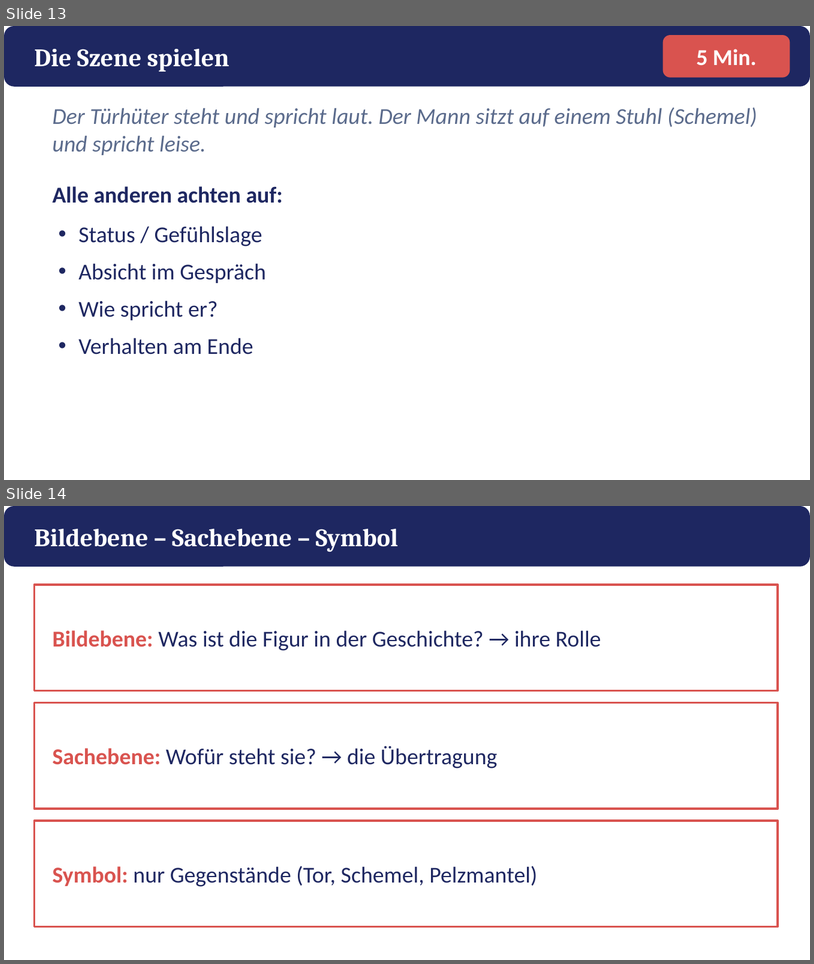
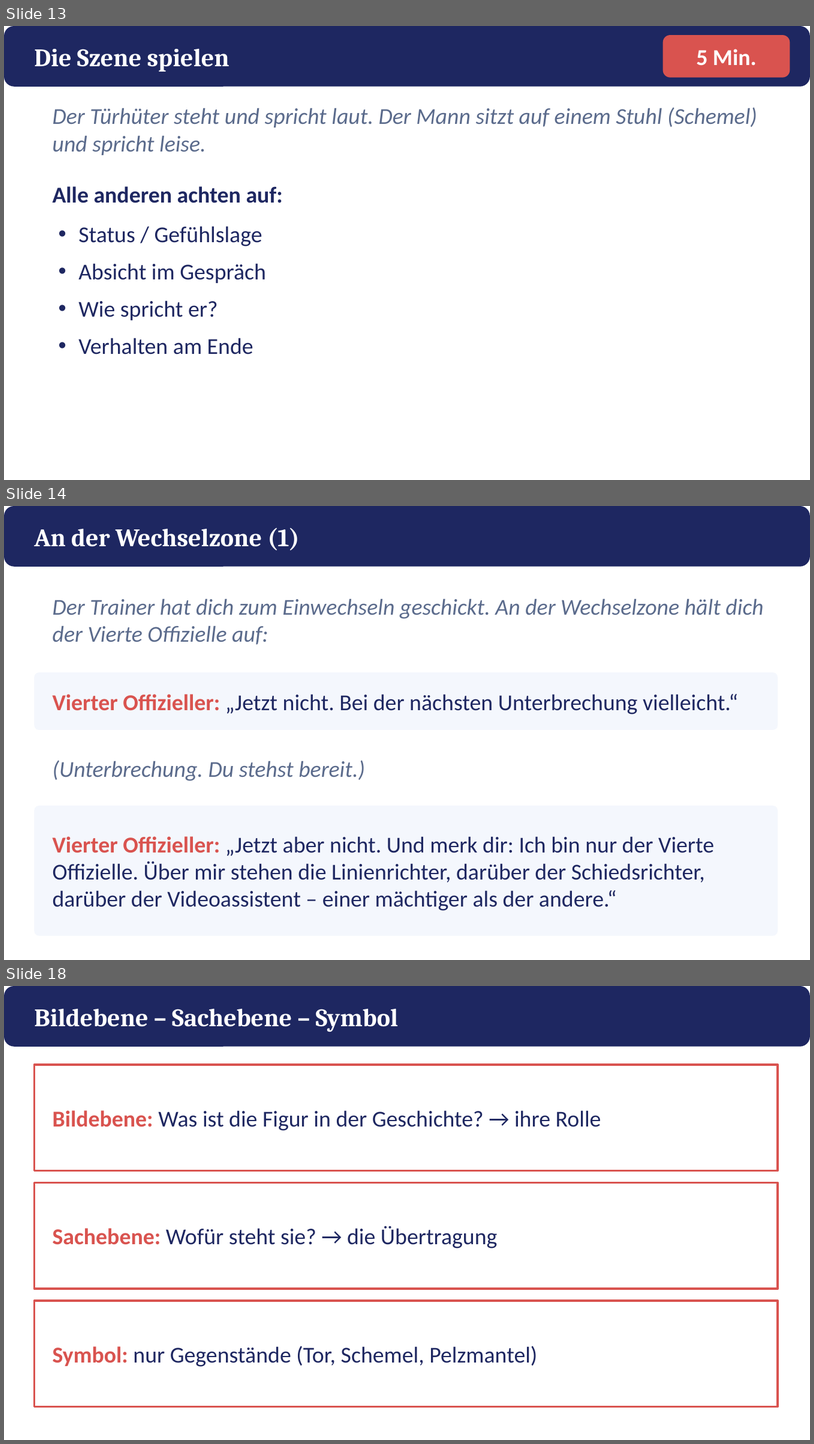
Before and after one commit to golzkonstantin-gif/Schule, a slide deck: Deutsch_11/Kafka_Vor_dem_Gesetz/Macht_Ohnmacht/Praesentation_Macht_Ohnmacht.pptx. Shown one above the other, each under a label of ours: slides 13 and 14 before the commit, slides 13, 14 and 18 after it; the slides between them are not shown. The pictures are 814x964 and 814x1444 pixels, drawn with LibreOffice and Linux fonts; fonts in the diff are those of the drawing. Boxes give left, top, right and bottom in pixels: in the first picture for what was removed or moved away, otherwise in the second. Text is boxed around its words. In the diff, an @@ line names an element or a change of style, - is before the commit and + after.

```diff
--- a/Deutsch_11/Kafka_Vor_dem_Gesetz/Macht_Ohnmacht/Praesentation_Macht_Ohnmacht.pptx
+++ b/Deutsch_11/Kafka_Vor_dem_Gesetz/Macht_Ohnmacht/Praesentation_Macht_Ohnmacht.pptx
@@ slide 14 added at [4,506,810,960], background #FFFFFF @@
@@ rounded rectangle added at [4,506,810,567], fill #1E2761 @@
@@ text added at [34,528,299,550], 30 pt, text #FFFFFF, bold @@
+An der Wechselzone (1)
@@ text added at [53,598,764,645], 27 pt, text #5B6B8C, italic @@
+Der Trainer hat dich zum Einwechseln geschickt. An der Wechselzone hält dich der Vierte Offizielle auf:
@@ rounded rectangle added at [34,672,779,730], fill #F4F7FD @@
@@ text added at [53,694,738,714], 27 pt, text #1E2761 @@
+Vierter Offizieller: „Jetzt nicht. Bei der nächsten Unterbrechung vielleicht.“
@@ text added at [53,760,365,781], 27 pt, text #5B6B8C, italic @@
+(Unterbrechung. Du stehst bereit.)
@@ rounded rectangle added at [34,805,779,936], fill #F4F7FD @@
@@ text added at [53,836,714,910], 27 pt, text #1E2761 @@
+Vierter Offizieller: „Jetzt aber nicht. Und merk dir: Ich bin nur der Vierte Offizielle. Über mir stehen die Linienrichter, darüber der Schiedsrichter, darüber der Videoassistent – einer mächtiger als der andere.“
@@ what was slide 14 is now slide 18 @@
```
Also in this commit, not shown: 3 other slides added, 6 other files.
